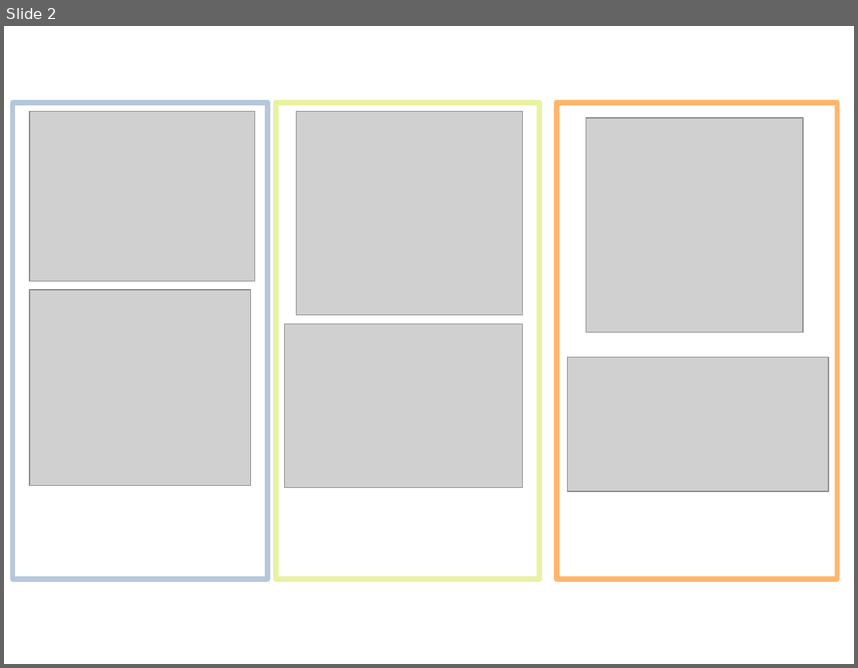
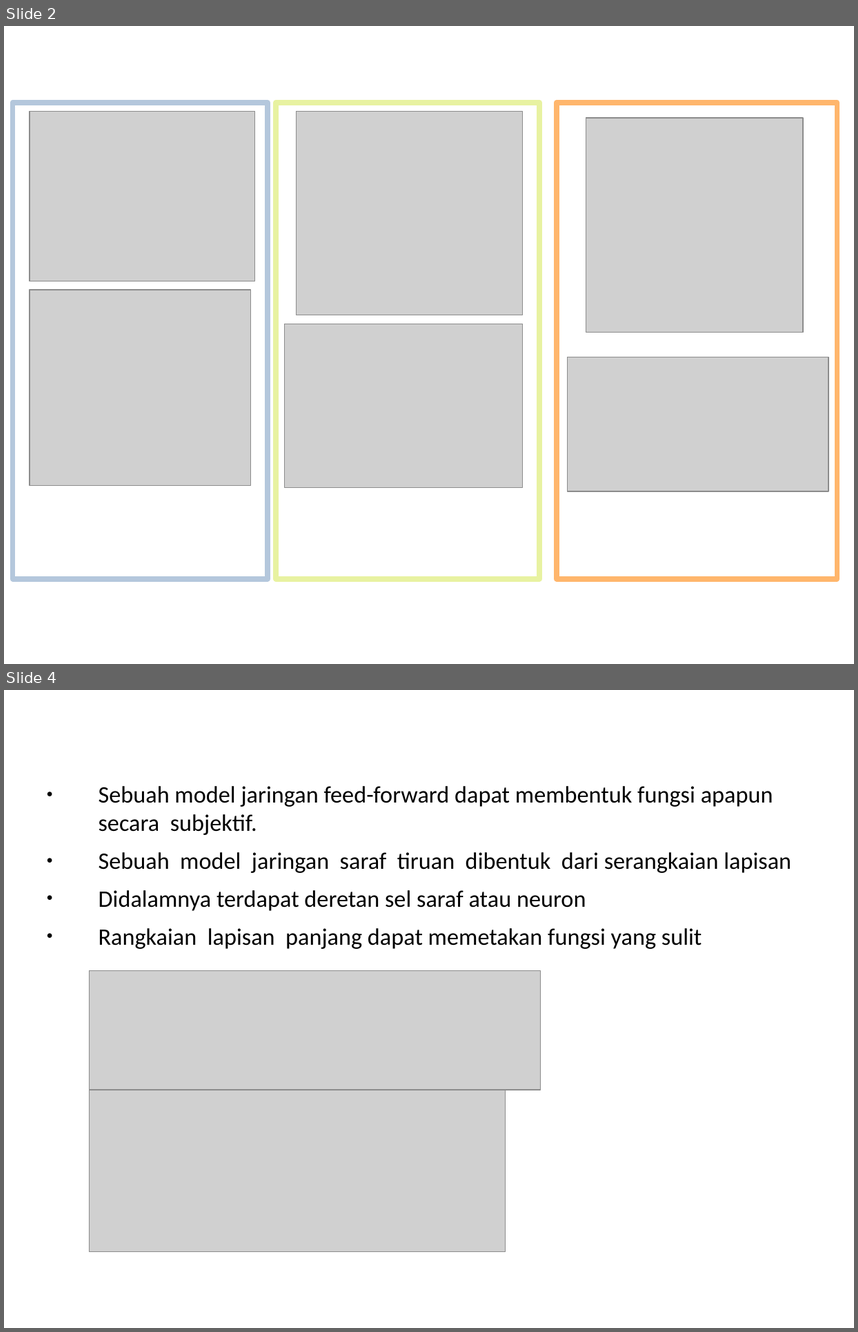
Before and after one commit to denilson020898/skripsi, a slide deck: dokumen_lain/00_presentasi.ppt. Shown one above the other, each under a label of ours: slide 2 before the commit, slides 2 and 4 after it; the slides between them are not shown. The pictures are 858x668 and 858x1332 pixels, drawn with LibreOffice and Linux fonts; fonts in the diff are those of the drawing; grey boxes stand for pictures; background and template pictures are left out. Boxes give left, top, right and bottom in pixels: in the first picture for what was removed or moved away, otherwise in the second. Text is boxed around its words. In the diff, an @@ line names an element or a change of style, - is before the commit and + after.

```diff
--- a/dokumen_lain/00_presentasi.ppt
+++ b/dokumen_lain/00_presentasi.ppt
@@ slide 4 added at box(4, 690, 854, 1328), background #FFFFFF @@
@@ title added at box(4, 690, 599, 758), 32 pt, text #FFFFFF @@
+TEOREMA PENAKSIRAN UNIVERSAL
@@ text added at box(99, 786, 791, 949), 20 pt, text #000000 @@
+● Sebuah model jaringan feed-forward dapat membentuk fungsi apapun secara subjektif.
+● Sebuah model jaringan saraf tiruan dibentuk dari serangkaian lapisan
+● Didalamnya terdapat deretan sel saraf atau neuron
+● Rangkaian lapisan panjang dapat memetakan fungsi yang sulit
@@ picture added at box(89, 971, 540, 1090) @@
@@ picture added at box(89, 1090, 506, 1252) @@
```
Also in this commit, not shown: 2 other slides added, 2 slides removed, 6 other files.
